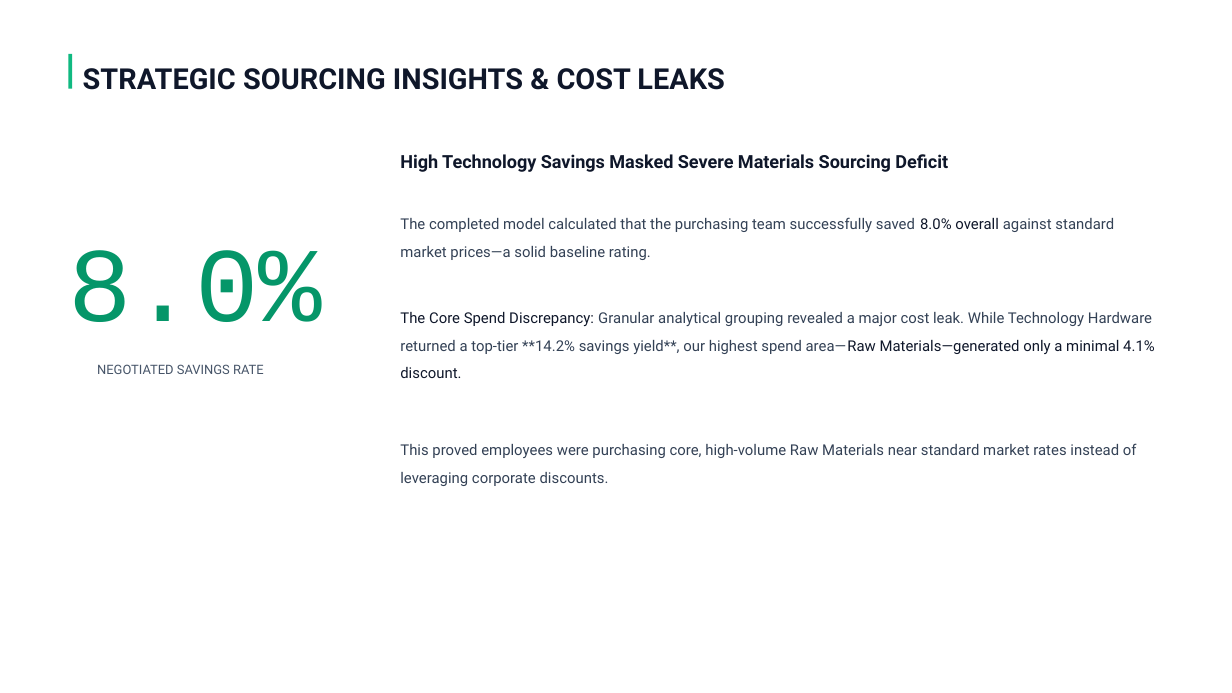
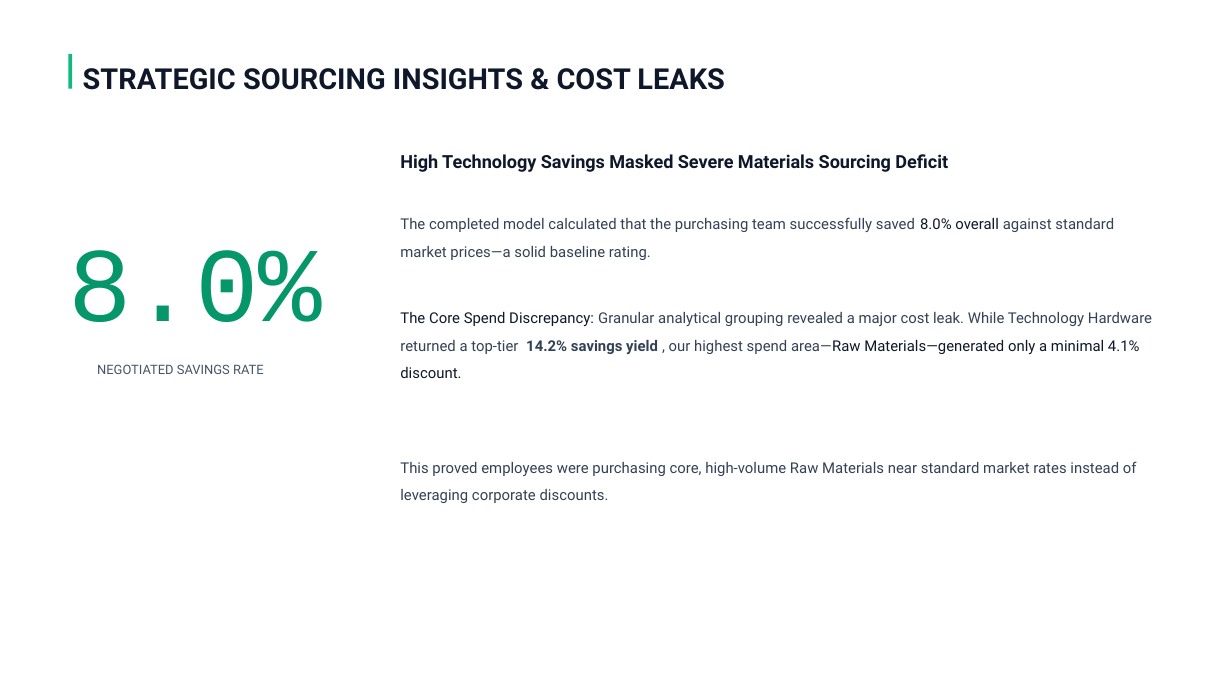
Before and after one commit to ankit-sheoran-523/Excel, a slide deck: slide 10 of Procurement & Supply Chain Analysis/Procurement_dashboard.pptx. Drawn at 1232x693 pixels with LibreOffice and Linux fonts; fonts in the diff are those of the drawing; background and template pictures are left out. Boxes give left, top, right and bottom in pixels: in the first picture for what was removed or moved away, otherwise in the second. Text is boxed around its words. In the diff, an @@ line names an element or a change of style, - is before the commit and + after.

```diff
--- a/Procurement & Supply Chain Analysis/Procurement_dashboard.pptx
+++ b/Procurement & Supply Chain Analysis/Procurement_dashboard.pptx
@@ text at <box>400,312,1152,378</box>: text changed @@
-The Core Spend Discrepancy: Granular analytical grouping revealed a major cost leak. While Technology Hardware returned a top-tier **14.2% savings yield**, our highest spend area—Raw Materials—generated only a minimal 4.1% discount.
+The Core Spend Discrepancy: Granular analytical grouping revealed a major cost leak. While Technology Hardware returned a top-tier 14.2% savings yield , our highest spend area—Raw Materials—generated only a minimal 4.1% discount.
@@ text "This proved employees were purchasing ...": place and size @@
-text "This proved employees were purchasing ..." at <box>400,443,1137,486</box>
+text "This proved employees were purchasing ..." at <box>400,461,1137,503</box>
```
Also in this commit, not shown: 9 other slides changed, 1 other file.
